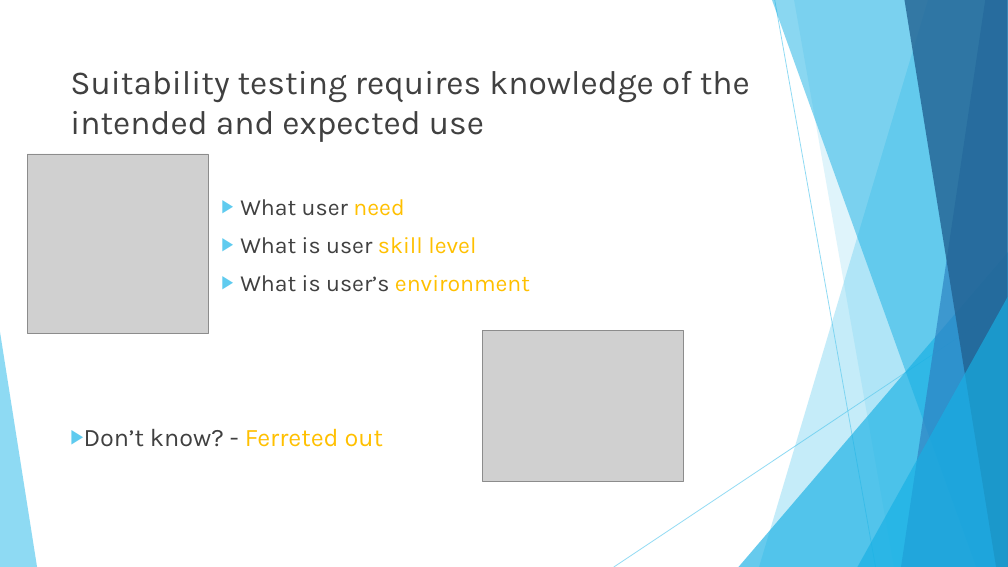
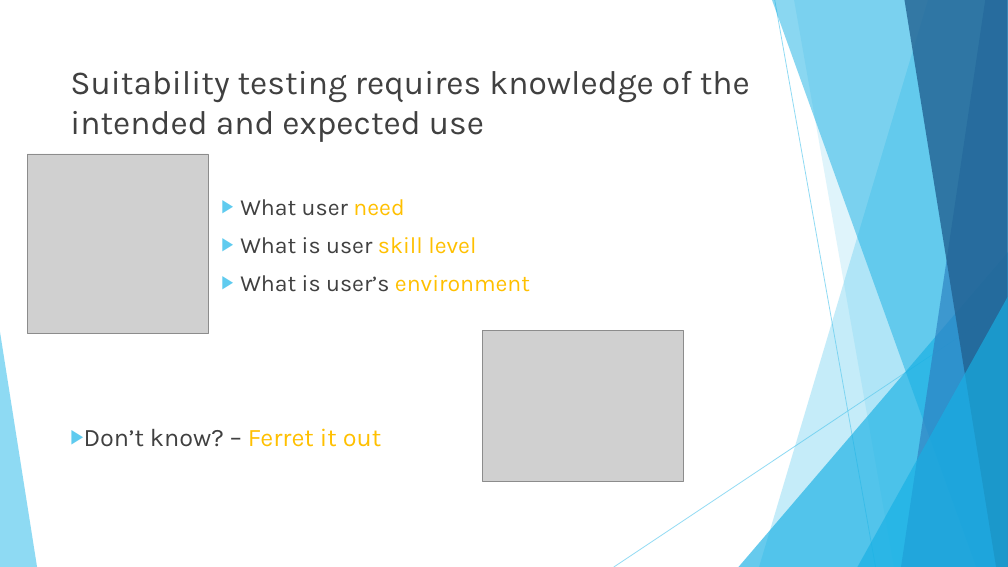
Before and after one commit to plamenti/Telerik2015, a slide deck: slide 3 of 04.TestLevelsAndTypes/Suitability.pptx. Drawn at 1008x567 pixels with LibreOffice and Linux fonts; fonts in the diff are those of the drawing; grey boxes stand for pictures. Boxes give left, top, right and bottom in pixels: in the first picture for what was removed or moved away, otherwise in the second. Text is boxed around its words. In the diff, an @@ line names an element or a change of style, - is before the commit and + after.

```diff
--- a/04.TestLevelsAndTypes/Suitability.pptx
+++ b/04.TestLevelsAndTypes/Suitability.pptx
@@ text at <box>84,428,381,447</box>: text changed @@
-  ▶ Don’t know? - Ferreted out
+  ▶ Don’t know? – Ferret it out
```
Also in this commit, not shown: 1 other slide changed.
